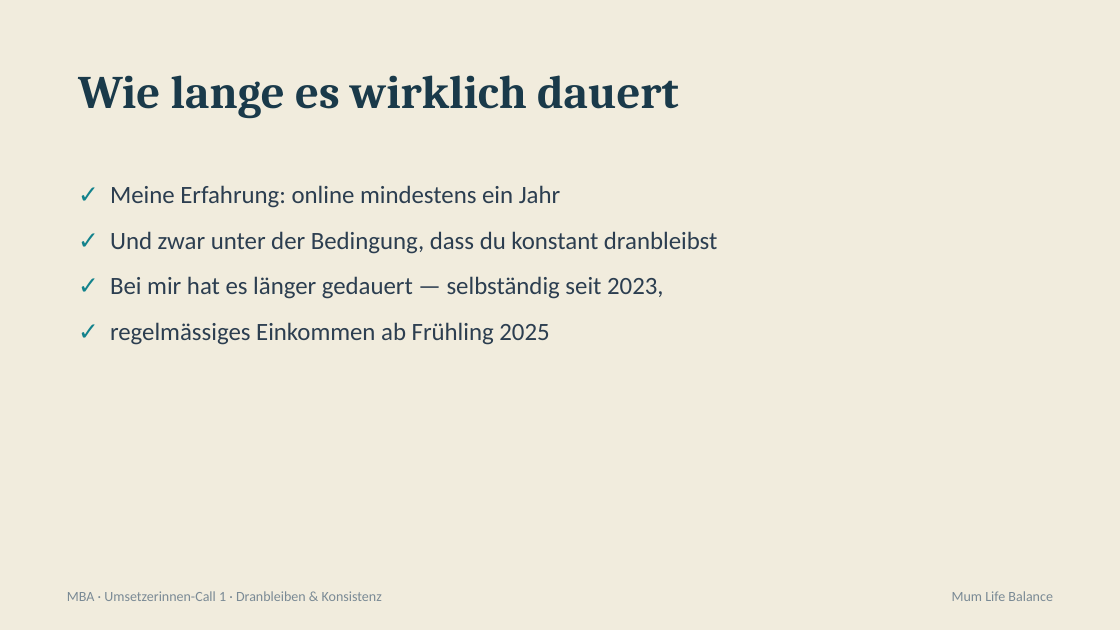
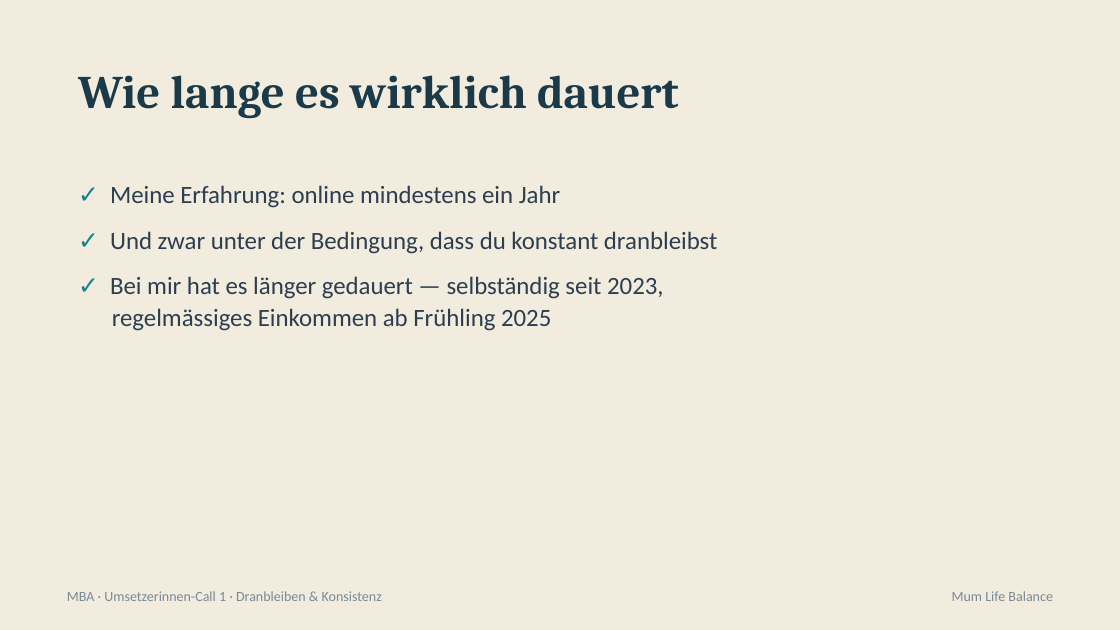
Before and after one commit to pnulmann-hue/mumlifebalance-workspace, a slide deck: slide 9 of outputs/produkte/mba/praesentationen/call-01-dranbleiben.pptx. Drawn at 1120x630 pixels with LibreOffice and Linux fonts; fonts in the diff are those of the drawing. Boxes give left, top, right and bottom in pixels: in the first picture for what was removed or moved away, otherwise in the second. Text is boxed around its words. In the diff, an @@ line names an element or a change of style, - is before the commit and + after.

```diff
--- a/outputs/produkte/mba/praesentationen/call-01-dranbleiben.pptx
+++ b/outputs/produkte/mba/praesentationen/call-01-dranbleiben.pptx
@@ text at (112,308,551,331): text changed @@
-✓ regelmässiges Einkommen ab Frühling 2025
+regelmässiges Einkommen ab Frühling 2025
```
Also in this commit, not shown: 3 other slides changed, 2 slides added, 3 other files.
